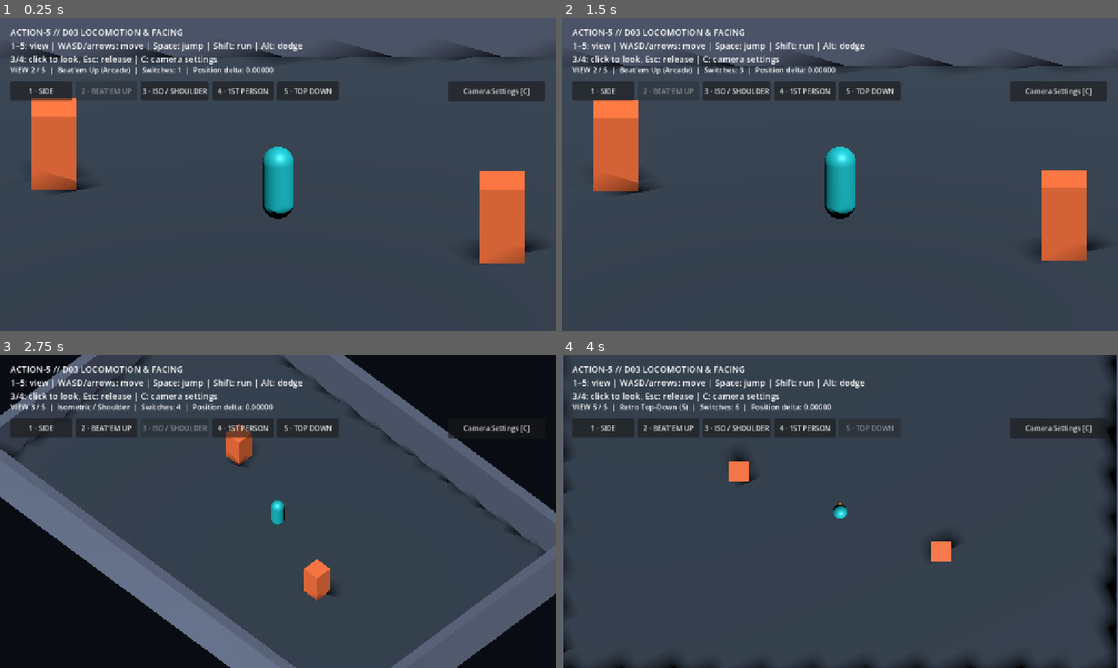
Above: before the commit, frames 1-4 (two rows, left to right).
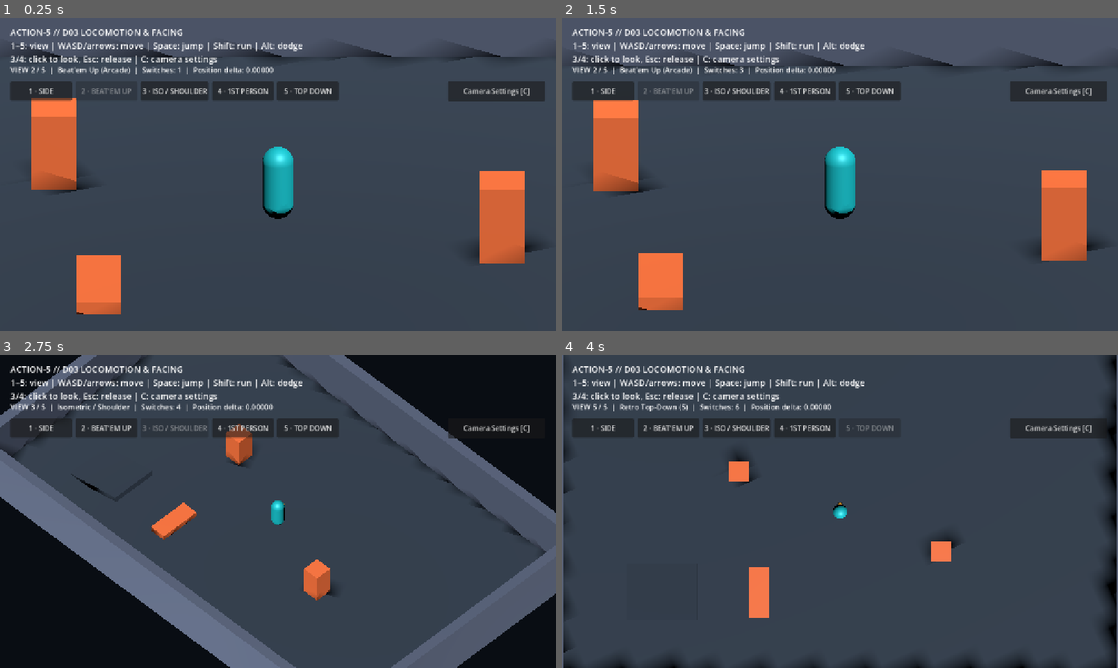
Above: after the commit, the same moments.

Repository: bravado/ACTION-5
Game: Godot game, scene res://demo/main.tscn
Two runs of this game, one before a commit and one after it. Both use one fixed random seed, a clock stepped at 60 frames per second and the inputs below.
Inputs:
- Up to frame 1 (0.25 s): no input
- Up to frame 2 (1.5 s): click "1 · SIDE" at 0.5 s; click "2 · BEAT'EM UP" at 1.25 s
- Up to frame 3 (2.75 s): click "3 · ISO / SHOULDER" at 2 s
- Up to frame 4 (4 s): click "4 · 1ST PERSON" at 2.75 s; click "5 · TOP DOWN" at 3.5 s

The runs differ from the first frame. In frame 1, 1.5% of the frame differs, in the area x 13-22%, y 75-95%; in frame 2, 1.5%; in frame 3, 0.5%; in frame 4, 0.6%.

Commit message:
feat(d03): add walkable slope and physical low step to shared 3D demo arena

Diff:
--- a/demo/main.tscn
+++ b/demo/main.tscn
@@ -44,6 +44,18 @@
 albedo_color = Color(0.94, 0.43, 0.22, 1)
 roughness = 0.7
 
+[sub_resource type="BoxMesh" id="BoxMesh_ramp"]
+size = Vector3(4, 0.3, 2.8)
+
+[sub_resource type="BoxShape3D" id="BoxShape3D_ramp"]
+size = Vector3(4, 0.3, 2.8)
+
+[sub_resource type="BoxMesh" id="BoxMesh_step"]
+size = Vector3(1.0, 0.3, 2.5)
+
+[sub_resource type="BoxShape3D" id="BoxShape3D_step"]
+size = Vector3(1.0, 0.3, 2.5)
+
 [node name="World" type="Node3D"]
 script = ExtResource("1_main")
 
@@ -116,6 +128,27 @@
 
 [node name="CollisionShape3D" type="CollisionShape3D" parent="PillarB"]
 shape = SubResource("BoxShape3D_pillar")
+
+[node name="Ramp" type="StaticBody3D" parent="."]
+position = Vector3(-9, 0.18, 4.0)
+rotation_degrees = Vector3(0, 0, 12)
+
+[node name="MeshInstance3D" type="MeshInstance3D" parent="Ramp"]
+mesh = SubResource("BoxMesh_ramp")
+surface_material_override/0 = SubResource("Material_floor")
+
+[node name="CollisionShape3D" type="CollisionShape3D" parent="Ramp"]
+shape = SubResource("BoxShape3D_ramp")
+
+[node name="LowStep" type="StaticBody3D" parent="."]
+position = Vector3(-4.0, 0.15, 4.0)
+
+[node name="MeshInstance3D" type="MeshInstance3D" parent="LowStep"]
+mesh = SubResource("BoxMesh_step")
+surface_material_override/0 = SubResource("Material_pillar")
+
+[node name="CollisionShape3D" type="CollisionShape3D" parent="LowStep"]
+shape = SubResource("BoxShape3D_step")
 
 [node name="Player" parent="." instance=ExtResource("2_player")]
 position = Vector3(0, 0.15, 0)
Not shown: 1 places in demo/main.tscn that only renumber resources
